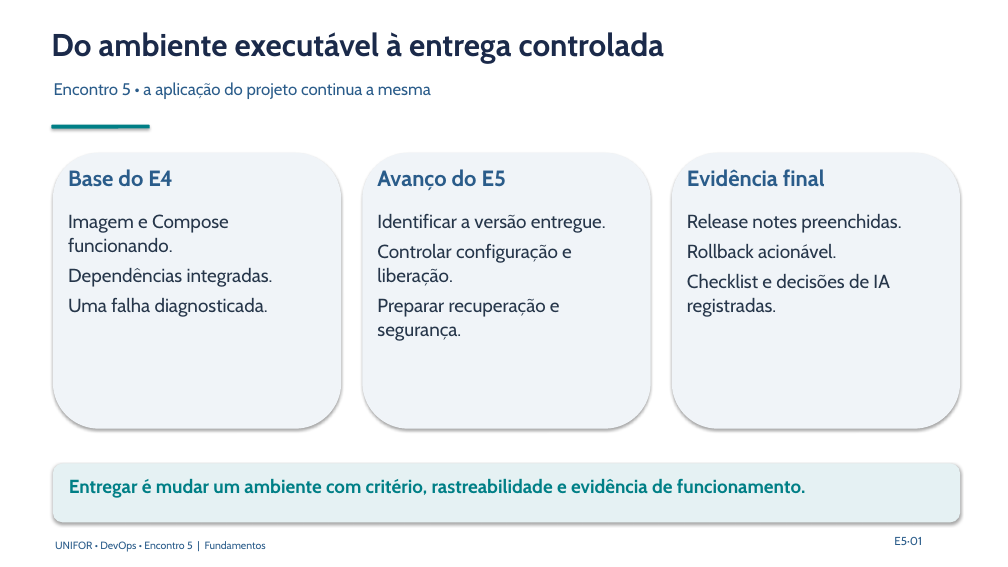
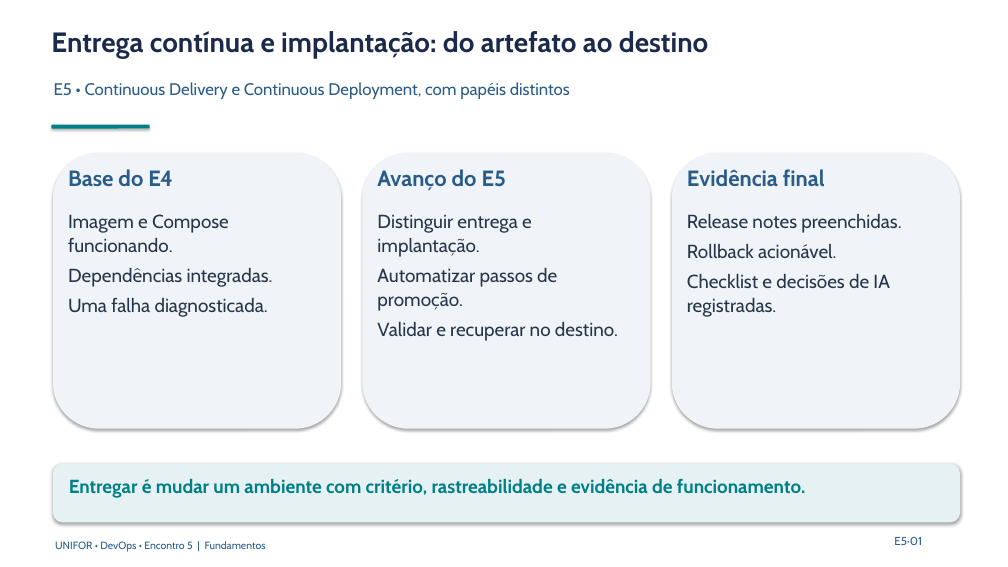
Before and after one commit to unifor-docente/desenvolvimento-software-integrado-devops, a slide deck: slide 72 of Slides/Desenvolvimento de Software Integrado - DevOps - Guia de Aula.pptx. Drawn at 1008x567 pixels with LibreOffice and Linux fonts; fonts in the diff are those of the drawing. Boxes give left, top, right and bottom in pixels: in the first picture for what was removed or moved away, otherwise in the second. Text is boxed around its words. In the diff, an @@ line names an element or a change of style, - is before the commit and + after.

```diff
--- a/Slides/Desenvolvimento de Software Integrado - DevOps - Guia de Aula.pptx
+++ b/Slides/Desenvolvimento de Software Integrado - DevOps - Guia de Aula.pptx
@@ text at bbox=[51, 31, 709, 58]: text changed; size 30 to 26.6 pt @@
-Do ambiente executável à entrega controlada
+Entrega contínua e implantação: do artefato ao destino
@@ text at bbox=[54, 82, 570, 99]: text changed @@
-Encontro 5 • a aplicação do projeto continua a mesma
+E5 • Continuous Delivery e Continuous Deployment, com papéis distintos
@@ text at bbox=[377, 214, 618, 341]: text changed @@
-Identificar a versão entregue.
-Controlar configuração e liberação.
-Preparar recuperação e segurança.
+Distinguir entrega e implantação.
+Automatizar passos de promoção.
+Validar e recuperar no destino.
```
Also in this commit, not shown: 48 other slides changed, 10 slides added, 22 other files.
